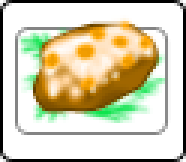
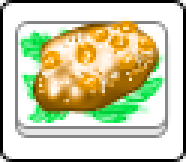
Before/after of a 186×162 layered artwork. What changed in the layer stack:
moved "empty" above "Фигура 6 (копия) 2" over [18,21,168,126]
painted on "Слой 5" over [42,21,156,96]
painted on "Слой 4" over [36,27,153,105]
painted on "Слой 1" over [18,30,162,126]
added layer "Фигура 5 (копия)" in group "food" over [15,21,171,129]
painted on "Фигура 5" over [15,27,171,138]
